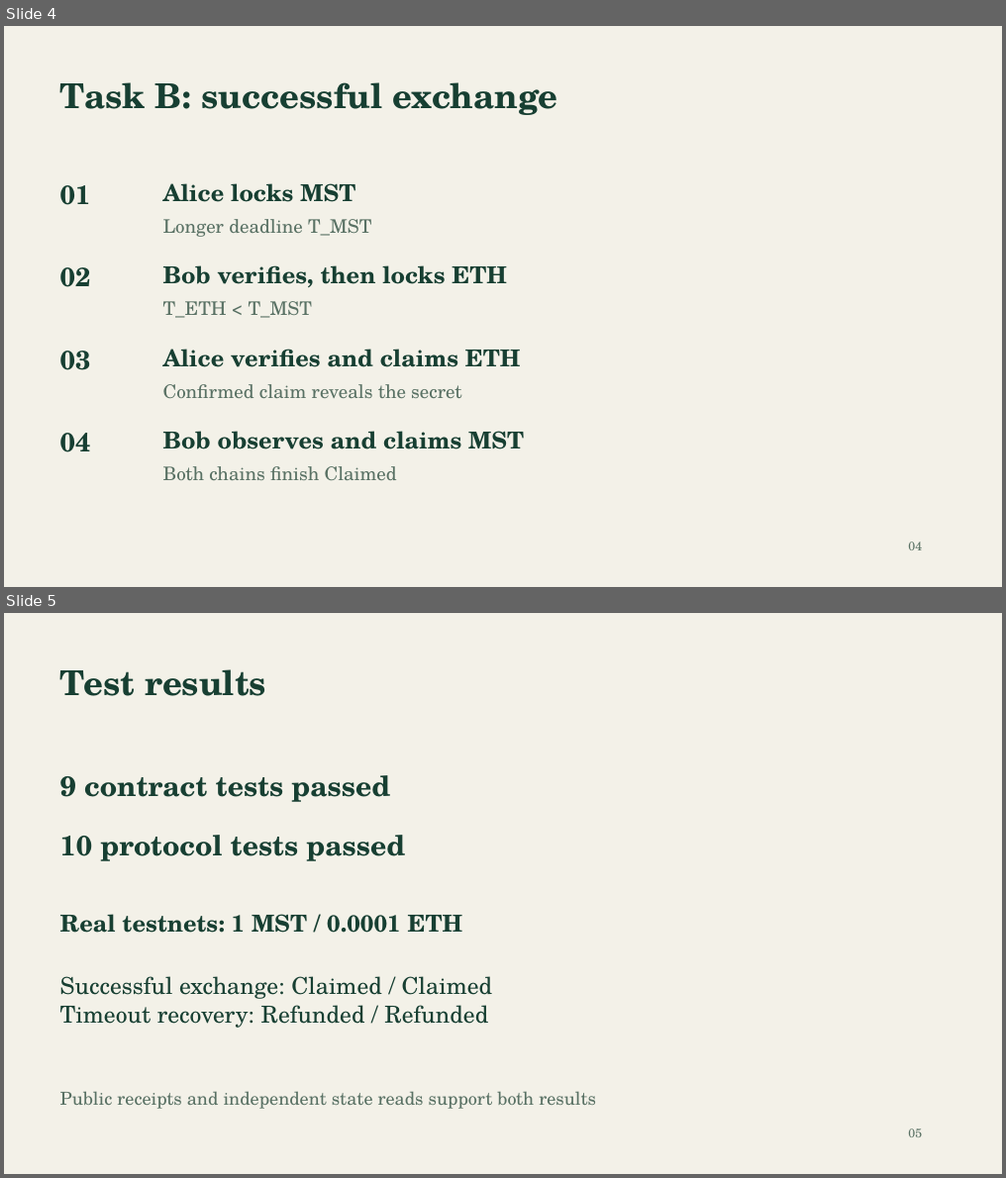
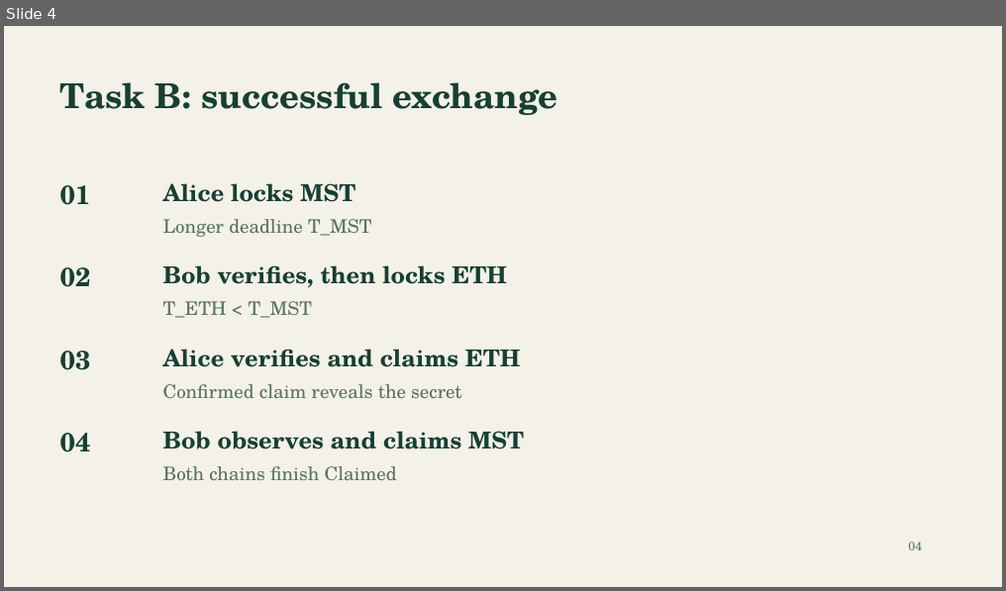
Before and after one commit to Oxidaner/COMP5521-Distributed-Ledger-Technology-Cryptocurrency-and-E-Payment-Assignment-project, a slide deck: presentation.pptx. Shown one above the other, each under a label of ours: slides 4 and 5 before the commit, slide 4 after it. The pictures are 1006x1178 and 1006x591 pixels, drawn with LibreOffice and Linux fonts; fonts in the diff are those of the drawing. Boxes give left, top, right and bottom in pixels: in the first picture for what was removed or moved away, otherwise in the second. Text is boxed around its words. In the diff, an @@ line names an element or a change of style, - is before the commit and + after.

```diff
--- a/presentation.pptx
+++ b/presentation.pptx
@@ slide 5 removed at bbox=[4, 613, 1002, 1174], background #F3F1E8 @@
@@ text removed at bbox=[60, 669, 266, 696] @@
-Test results
@@ text removed at bbox=[60, 775, 390, 802] @@
-9 contract tests passed
@@ text removed at bbox=[60, 835, 405, 861] @@
-10 protocol tests passed
@@ text removed at bbox=[60, 914, 463, 933] @@
-Real testnets: 1 MST / 0.0001 ETH
@@ text removed at bbox=[60, 976, 493, 1028] @@
-Successful exchange: Claimed / Claimed
-Timeout recovery: Refunded / Refunded
@@ text removed at bbox=[60, 1091, 596, 1109] @@
-Public receipts and independent state reads support both results
@@ text removed at bbox=[908, 1129, 922, 1138] @@
-05
```
Also in this commit, not shown: 2 slides changed, 2 slides added, 34 other files.
